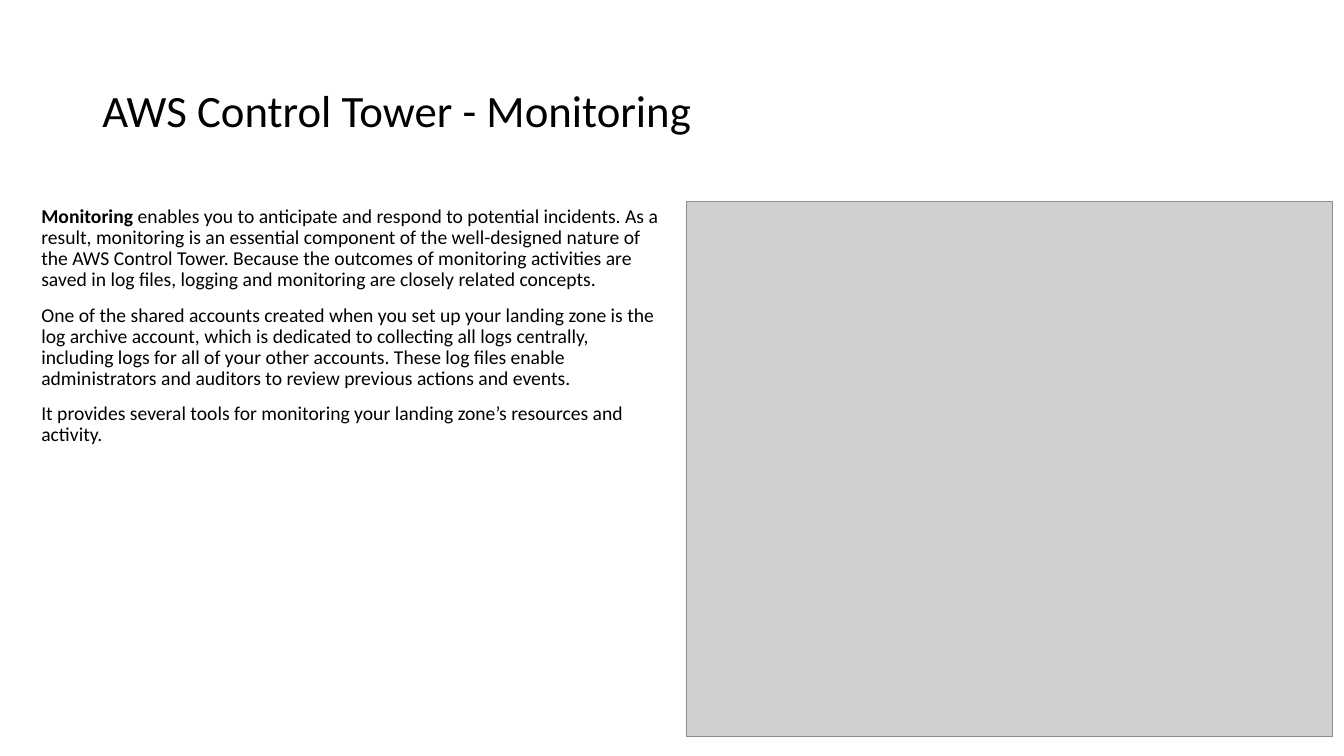
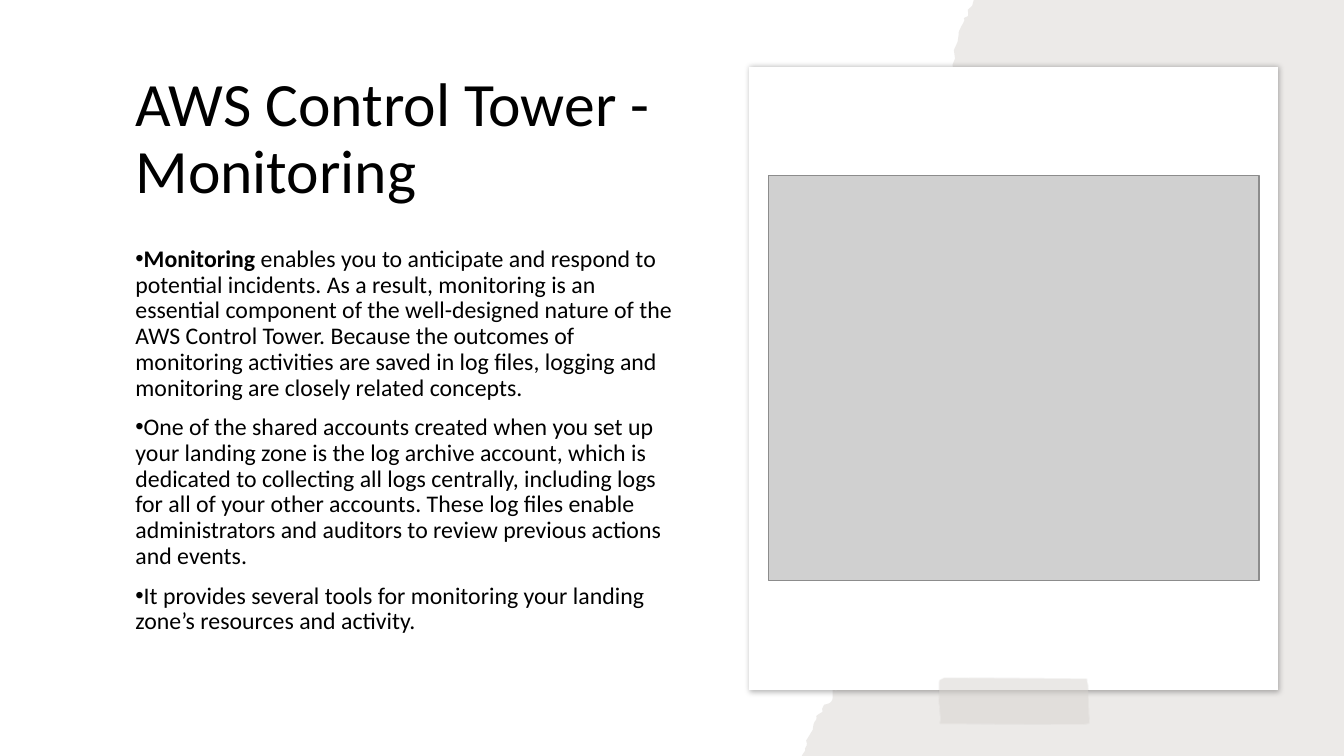
Before and after one commit to IlyaChakun/aws-iba-courses, a slide deck: slide 6 of lecture-materials/Managment&Governance/aws_control_tower/aws_control_tower.pptx. Drawn at 1344x756 pixels with LibreOffice and Linux fonts; fonts in the diff are those of the drawing; grey boxes stand for pictures. Boxes give left, top, right and bottom in pixels: in the first picture for what was removed or moved away, otherwise in the second. Text is boxed around its words. In the diff, an @@ line names an element or a change of style, - is before the commit and + after.

```diff
--- a/lecture-materials/Managment&Governance/aws_control_tower/aws_control_tower.pptx
+++ b/lecture-materials/Managment&Governance/aws_control_tower/aws_control_tower.pptx
@@ freeform shape added at box(802, 0, 1344, 756), fill #82766A at 15% opacity @@
@@ title "AWS Control Tower - Monitoring": place and size @@
-title "AWS Control Tower - Monitoring" at box(102, 96, 690, 135)
+title "AWS Control Tower - Monitoring" at box(135, 83, 616, 204)
@@ title "AWS Control Tower - Monitoring" at box(135, 83, 616, 204): size 32 to 44 pt @@
@@ freeform shape added at box(749, 67, 1278, 691), fill #FFFFFF @@
@@ picture: place and size @@
-picture at box(687, 202, 1334, 737)
+picture at box(769, 175, 1259, 581)
@@ text "Monitoring enables you to anticipate ...": place and size @@
-text "Monitoring enables you to anticipate ..." at box(41, 209, 658, 444)
+text "Monitoring enables you to anticipate ..." at box(135, 250, 671, 633)
@@ text "Monitoring enables you to anticipate ..." at box(135, 250, 671, 633): size 14 to 17 pt; bullet none to • @@
@@ freeform shape added at box(939, 678, 1090, 725), fill #D9D4D0 at 50% opacity @@
```
Also in this commit, not shown: 6 other slides changed, 29 other files.
